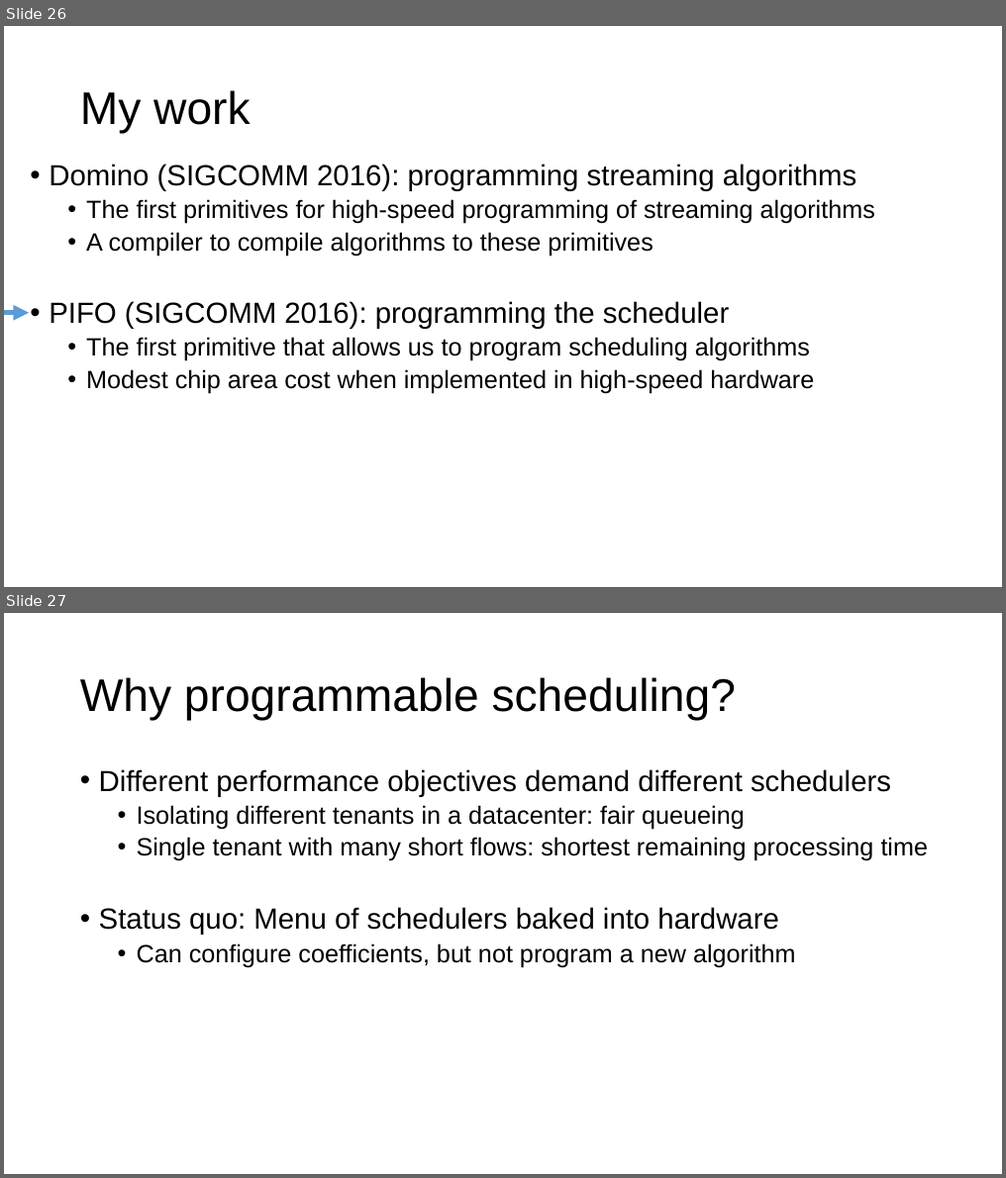
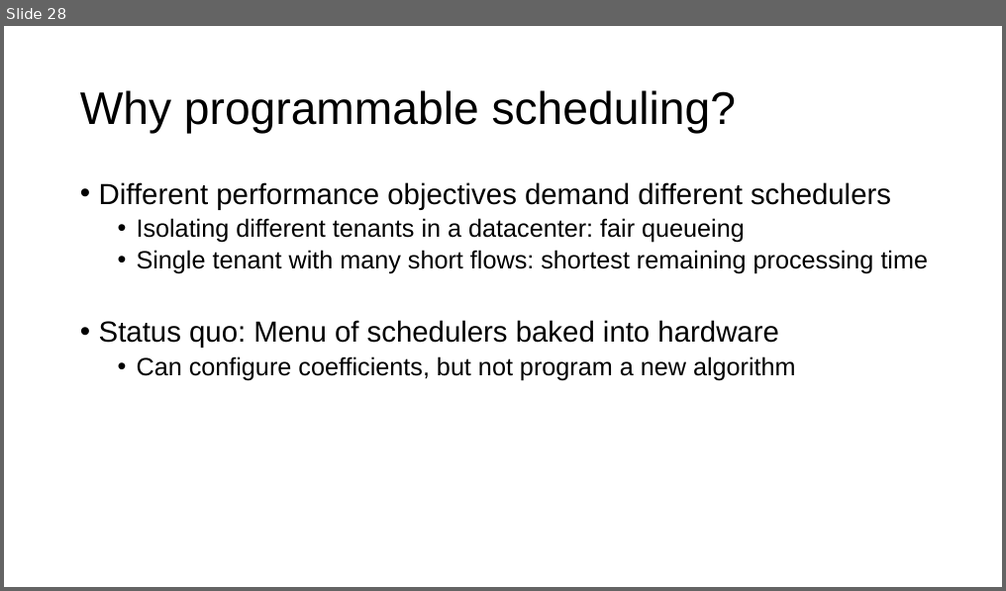
Before and after one commit to anirudhSK/pifo-domino-marple-ppts, a slide deck: combined_domino_pifo.pptx. Shown one above the other, each under a label of ours: slides 26 and 27 before the commit, slide 28 after it. The pictures are 1006x1178 and 1006x591 pixels, drawn with LibreOffice and Linux fonts; fonts in the diff are those of the drawing. Boxes give left, top, right and bottom in pixels: in the first picture for what was removed or moved away, otherwise in the second. Text is boxed around its words. In the diff, an @@ line names an element or a change of style, - is before the commit and + after.

```diff
--- a/combined_domino_pifo.pptx
+++ b/combined_domino_pifo.pptx
@@ slide 26 removed at (4,26,1002,587), background #FFFFFF @@
@@ title removed at (46,92,225,110) @@
-This Talk
@@ text removed at (80,90,251,134) @@
-My work
@@ text removed at (49,164,875,393) @@
-  • Domino (SIGCOMM 2016): programming streaming algorithms
-    • The first primitives for high-speed programming of streaming algorithms
-    • A compiler to compile algorithms to these primitives
-  • PIFO (SIGCOMM 2016): programming the scheduler
-    • The first primitive that allows us to program scheduling algorithms
-    • Modest chip area cost when implemented in high-speed hardware
@@ arrow removed from (4, 313) to (29, 313) @@
@@ what was slide 27 is now slide 28 @@
```
Also in this commit, not shown: 1 slide changed, 2 slides added.
